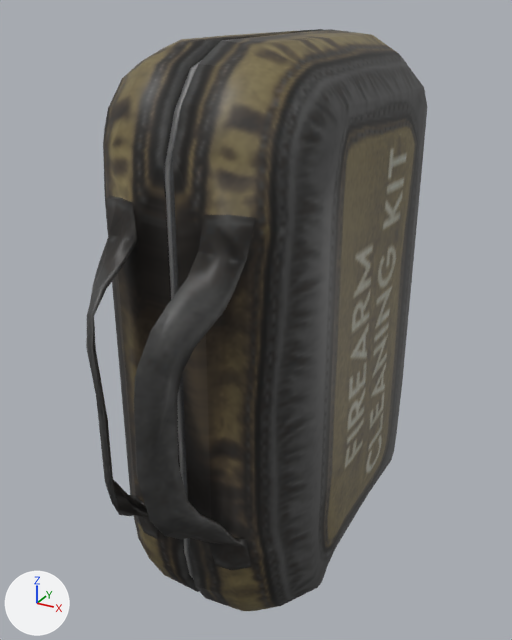
Two versions of the FBX model HFO/Contents/mods/HFO/media/models_X/WorldItems/FirearmCleaningKit_Bag.fbx, one commit apart.
Rendered twice from a camera (50 mm lens) standing at (0.000817, -0.001679, 0.001101) and looking at (-0.000034, -0.000132, 0.000327). Arrows for +X, +Y and +Z are at lower left; the lights stay in place. Where no turn or scale is listed for an object, it has been applied to the vertices.

Objects in the first picture: 'Aid_kit'.
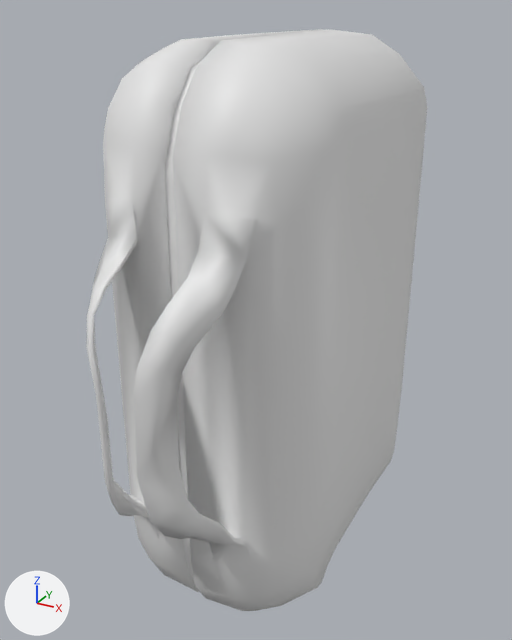
Pixel boxes (x1, y1, x2, y2) of what changed, in the pictures (512 x 640 px):
'Aid_kit', recoloured
    both: (86, 29, 427, 611)

Edits to the bpy script that builds the scene:
```text
Change me_aid_kit:
    where me_aid_kit.from_pydata(...)  # 587 vertices, 1079 faces; spans x -0.000296..0.000273, y -0.000759..0.000511, z -0.000417..0.00105
    remove me_aid_kit.materials.append(mat_material_001)  # picture img_firearmcleaningkit_png
```
